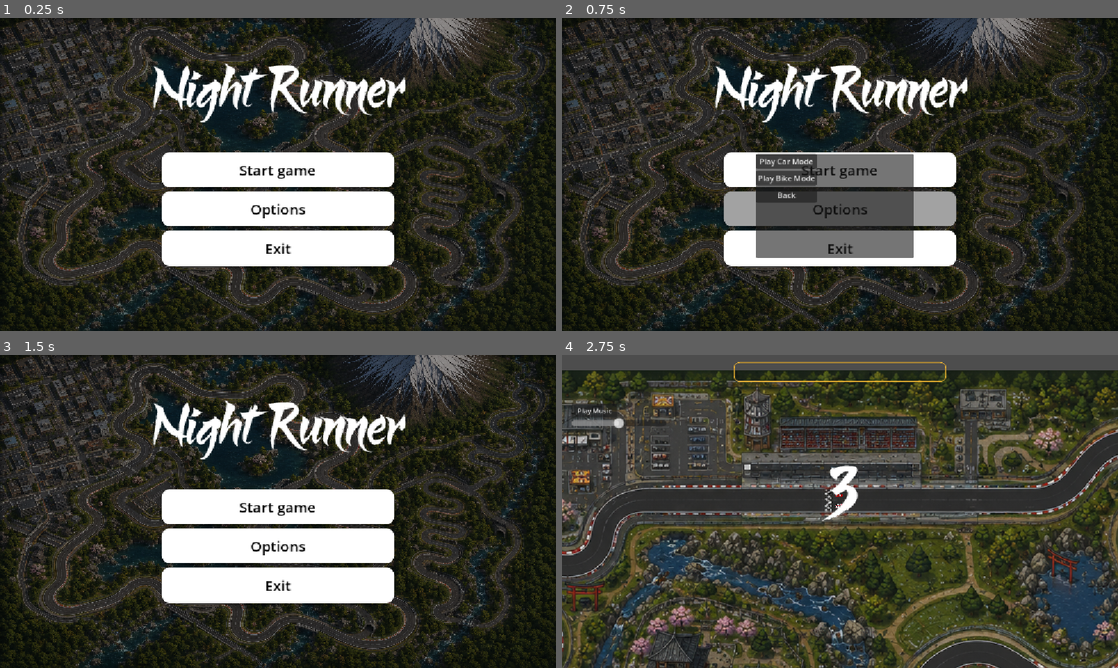
Above: before the commit, frames 1-4 (two rows, left to right).
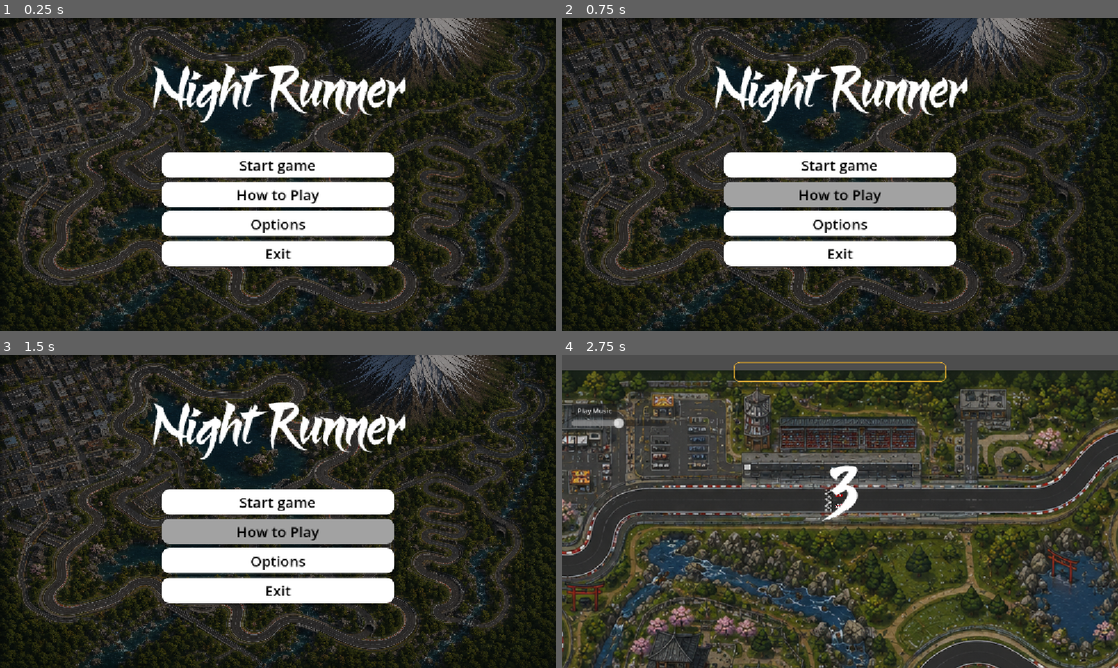
Above: after the commit, the same moments.

Repository: Bhaumik1234-star/Racer2dgt
Game: Godot game, scene res://main_menu.tscn
Two runs of this game, one before a commit and one after it. Both use one fixed random seed, a clock stepped at 60 frames per second and the inputs below.
Inputs (mouse positions are in pixels of both pictures, inside the frame that each line leads up to):
- Up to frame 1 (0.25 s): no input
- Up to frame 2 (0.75 s): click (840, 193) at 0.5 s, where only the run after the commit has a clickable "How to Play"
- Up to frame 3 (1.5 s): click (222, 533) at 1.25 s, where only the run before the commit has a clickable "Back"
- Up to frame 4 (2.75 s): click "Start game" at 2 s

The runs differ from the first frame. In frame 1, 4.2% of the frame differs, in the area x 29-71%, y 45-77%; in frame 2, 11%, in the area x 29-71%, y 43-77%; in frame 3, 6.6%; in frame 4, nothing differs.

Commit message:
Changing options UI

Diff:
--- a/Scenes/Car 1/Car.tscn
+++ b/Scenes/Car 1/Car.tscn
@@ -2,6 +2,10 @@
 
 [ext_resource type="Script" uid="uid://bf5fqmavyhexl" path="res://Scenes/Car 1/Car.gd" id="1_6tdsx"]
 [ext_resource type="Texture2D" uid="uid://dessb1gl3mne5" path="res://Player 1 car.png" id="2_6tdsx"]
+[ext_resource type="AudioStream" uid="uid://1mmpgtx2ei2g" path="res://Sound Effects/SFX/freesound_community-rally-car-idle-loop-14-32339.mp3" id="3_6nqi3"]
+[ext_resource type="AudioStream" uid="uid://dq0f7lssalg6b" path="res://Sound Effects/SFX/drift.wav" id="4_80s7y"]
+[ext_resource type="AudioStream" uid="uid://dengxslel6tbo" path="res://Sound Effects/SFX/boost.wav" id="5_2jxh0"]
+[ext_resource type="AudioStream" uid="uid://tsmi56tp5761" path="res://Sound Effects/SFX/crash.wav" id="6_wklbc"]
 
 [sub_resource type="CapsuleShape2D" id="CapsuleShape2D_fnsqd"]
 radius = 11.315758
@@ -23,3 +27,22 @@
 rotation = 1.5707964
 scale = Vector2(0.8594453, 0.749353)
 shape = SubResource("CapsuleShape2D_fnsqd")
+
+[node name="EngineSFX" type="AudioStreamPlayer2D" parent="." unique_id=711347638]
+stream = ExtResource("3_6nqi3")
+volume_db = -6.0
+autoplay = true
+max_distance = 3000.0
+
+[node name="DriftSFX" type="AudioStreamPlayer2D" parent="." unique_id=908967287]
+stream = ExtResource("4_80s7y")
+volume_db = -2.0
+max_distance = 3000.0
+
+[node name="BoostSFX" type="AudioStreamPlayer2D" parent="." unique_id=281179335]
+stream = ExtResource("5_2jxh0")
+max_distance = 3000.0
+
+[node name="CrashSFX" type="AudioStreamPlayer2D" parent="." unique_id=16883203]
+stream = ExtResource("6_wklbc")
+max_distance = 3000.0
--- a/Scenes/Car 2/Car2.tscn
+++ b/Scenes/Car 2/Car2.tscn
@@ -2,6 +2,10 @@
 
 [ext_resource type="Script" uid="uid://c7evp4g4abbgx" path="res://Scenes/Car 2/Car2.gd" id="1_bbyto"]
 [ext_resource type="Texture2D" uid="uid://dfkpmh8g0ls51" path="res://Scenes/Car 2/download (1).png" id="2_6hdwd"]
+[ext_resource type="AudioStream" uid="uid://1mmpgtx2ei2g" path="res://Sound Effects/SFX/freesound_community-rally-car-idle-loop-14-32339.mp3" id="3_1t3ui"]
+[ext_resource type="AudioStream" uid="uid://dq0f7lssalg6b" path="res://Sound Effects/SFX/drift.wav" id="4_dkx4u"]
+[ext_resource type="AudioStream" uid="uid://dengxslel6tbo" path="res://Sound Effects/SFX/boost.wav" id="5_jmmwg"]
+[ext_resource type="AudioStream" uid="uid://tsmi56tp5761" path="res://Sound Effects/SFX/crash.wav" id="6_057df"]
 
 [sub_resource type="CapsuleShape2D" id="CapsuleShape2D_fnsqd"]
 radius = 11.187128
@@ -20,3 +24,22 @@
 position = Vector2(-1.41447, -1.4144697)
 rotation = 1.5707964
 shape = SubResource("CapsuleShape2D_fnsqd")
+
+[node name="EngineSFX" type="AudioStreamPlayer2D" parent="." unique_id=4366226]
+stream = ExtResource("3_1t3ui")
+volume_db = -6.0
+autoplay = true
+max_distance = 3000.0
+
+[node name="DriftSFX" type="AudioStreamPlayer2D" parent="." unique_id=1806715214]
+stream = ExtResource("4_dkx4u")
+volume_db = -2.0
+max_distance = 3000.0
+
+[node name="BoostSFX" type="AudioStreamPlayer2D" parent="." unique_id=203880873]
+stream = ExtResource("5_jmmwg")
+max_distance = 3000.0
+
+[node name="CrashSFX" type="AudioStreamPlayer2D" parent="." unique_id=415572795]
+stream = ExtResource("6_057df")
+max_distance = 3000.0
--- a/main_menu.tscn
+++ b/main_menu.tscn
@@ -3,6 +3,7 @@
 [ext_resource type="Texture2D" uid="uid://djnx446t7ojr5" path="res://MAP.png" id="1_06t4h"]
 [ext_resource type="Script" uid="uid://mcmc51wh1som" path="res://MainMenu.gd" id="1_fu7sn"]
 [ext_resource type="FontFile" uid="uid://c45ggjx6dsfvw" path="res://Hoshiko Satsuki.ttf" id="2_7vrkn"]
+[ext_resource type="AudioStream" uid="uid://cdfwl23d8mp2m" path="res://Sound Effects/SFX/ui_click.wav" id="2_jix8l"]
 
 [sub_resource type="StyleBoxTexture" id="StyleBoxTexture_7vrkn"]
 texture = ExtResource("1_06t4h")
@@ -40,13 +41,87 @@
 
 [sub_resource type="StyleBoxEmpty" id="StyleBoxEmpty_7vrkn"]
 
+[sub_resource type="StyleBoxFlat" id="StyleBoxFlat_jix8l"]
+bg_color = Color(0.21960784, 0.21960784, 0.25882354, 1)
+corner_radius_top_left = 10
+corner_radius_top_right = 10
+corner_radius_bottom_right = 10
+corner_radius_bottom_left = 10
+
+[sub_resource type="StyleBoxFlat" id="StyleBoxFlat_glbon"]
+bg_color = Color(0.21960784, 0.21960784, 0.25882354, 1)
+corner_radius_top_left = 10
+corner_radius_top_right = 10
+corner_radius_bottom_right = 10
+corner_radius_bottom_left = 10
+
+[sub_resource type="StyleBoxFlat" id="StyleBoxFlat_nlkkf"]
+bg_color = Color(0.21960784, 0.21960784, 0.25882354, 1)
+corner_radius_top_left = 10
+corner_radius_top_right = 10
+corner_radius_bottom_right = 10
+corner_radius_bottom_left = 10
+
+[sub_resource type="StyleBoxFlat" id="StyleBoxFlat_qe12f"]
+bg_color = Color(0.21960784, 0.21960784, 0.25882354, 1)
+corner_radius_top_left = 10
+corner_radius_top_right = 10
+corner_radius_bottom_right = 10
+corner_radius_bottom_left = 10
+
+[sub_resource type="StyleBoxFlat" id="StyleBoxFlat_8qtwp"]
+bg_color = Color(0.21960784, 0.21960784, 0.25882354, 1)
+corner_radius_top_left = 10
+corner_radius_top_right = 10
+corner_radius_bottom_right = 10
+corner_radius_bottom_left = 10
+
+[sub_resource type="StyleBoxFlat" id="StyleBoxFlat_dy7ct"]
+bg_color = Color(0.21960784, 0.21960784, 0.25882354, 1)
+corner_radius_top_left = 10
+corner_radius_top_right = 10
+corner_radius_bottom_right = 10
+corner_radius_bottom_left = 10
+
+[sub_resource type="StyleBoxFlat" id="StyleBoxFlat_0o4t1"]
+bg_color = Color(0.21960784, 0.21960784, 0.25882354, 1)
+corner_radius_top_left = 10
+corner_radius_top_right = 10
+corner_radius_bottom_right = 10
+corner_radius_bottom_left = 10
+
+[sub_resource type="StyleBoxFlat" id="StyleBoxFlat_0k4wn"]
+bg_color = Color(0.21960784, 0.21960784, 0.25882354, 1)
+corner_radius_top_left = 10
+corner_radius_top_right = 10
+corner_radius_bottom_right = 10
+corner_radius_bottom_left = 10
+
+[sub_resource type="StyleBoxFlat" id="StyleBoxFlat_j5v2v"]
+bg_color = Color(0.21960784, 0.21960784, 0.25882354, 1)
+corner_radius_top_left = 10
+corner_radius_top_right = 10
+corner_radius_bottom_right = 10
+corner_radius_bottom_left = 10
+
+[sub_resource type="StyleBoxFlat" id="StyleBoxFlat_iotk1"]
+bg_color = Color(0.21960784, 0.21960784, 0.25882354, 1)
+corner_radius_top_left = 10
+corner_radius_top_right = 10
+corner_radius_bottom_right = 10
+corner_radius_bottom_left = 10
+
 [node name="MainMenu" type="Control" unique_id=1143634396]
 layout_mode = 3
+anchors_preset = 15
 anchor_right = 1.0
 anchor_bottom = 1.0
 grow_horizontal = 2
 grow_vertical = 2
 script = ExtResource("1_fu7sn")
+
+[node name="ClickSFX" type="AudioStreamPlayer" parent="." unique_id=2099088491]
+stream = ExtResource("2_jix8l")
 
 [node name="Panel" type="Panel" parent="." unique_id=63610781]
 layout_mode = 1
@@ -85,6 +160,20 @@
 theme_override_styles/hover = SubResource("StyleBoxFlat_fu7sn")
 theme_override_styles/focus = SubResource("StyleBoxEmpty_7vrkn")
 text = "Start game"
+
+[node name="HowToPlayButton" type="Button" parent="VBoxContainer" unique_id=1820222151]
+layout_mode = 2
+size_flags_vertical = 3
+theme_override_colors/font_color = Color(0, 0, 0, 1)
+theme_override_colors/font_focus_color = Color(0, 0, 0, 1)
+theme_override_colors/font_pressed_color = Color(0, 0, 0, 1)
+theme_override_colors/font_hover_color = Color(0, 0, 0, 1)
+theme_override_font_sizes/font_size = 30
+theme_override_styles/normal = SubResource("StyleBoxFlat_rhts7")
+theme_override_styles/pressed = SubResource("StyleBoxFlat_7vrkn")
+theme_override_styles/hover = SubResource("StyleBoxFlat_fu7sn")
+theme_override_styles/focus = SubResource("StyleBoxEmpty_7vrkn")
+text = "How to Play"
 
 [node name="OptionsButton" type="Button" parent="VBoxContainer" unique_id=38539258]
 layout_mode = 2
@@ -137,34 +226,147 @@
 vertical_alignment = 1
 
 [node name="OptionsPanel" type="Panel" parent="." unique_id=396969386]
-visible = false
 layout_mode = 0
-offset_left = 402.0
-offset_top = 281.0
-offset_right = 729.0
-offset_bottom = 497.0
-
-[node name="VBoxContainer" type="VBoxContainer" parent="OptionsPanel" unique_id=203782693]
-layout_mode = 0
-offset_right = 40.0
-offset_bottom = 40.0
-
-[node name="CarModeButton" type="Button" parent="OptionsPanel/VBoxContainer" unique_id=1938298591]
+offset_left = 296.0
+offset_top = 64.0
+offset_right = 856.0
+offset_bottom = 584.0
+
+[node name="VBox" type="VBoxContainer" parent="OptionsPanel" unique_id=203782693]
+layout_mode = 1
+anchors_preset = 15
+anchor_right = 1.0
+anchor_bottom = 1.0
+offset_left = 28.0
+offset_top = 19.5
+offset_right = -28.0
+offset_bottom = -19.5
+grow_horizontal = 2
+grow_vertical = 2
+theme_override_constants/separation = 16
+
+[node name="Title" type="Label" parent="OptionsPanel/VBox" unique_id=1347347340]
+layout_mode = 2
+theme_override_fonts/font = ExtResource("2_7vrkn")
+theme_override_font_sizes/font_size = 34
+text = "Options
+"
+horizontal_alignment = 1
+
+[node name="VehicleLabel" type="Label" parent="OptionsPanel/VBox" unique_id=2074623751]
+layout_mode = 2
+theme_override_colors/font_color = Color(0.8, 0.8, 0.8509804, 1)
+theme_override_font_sizes/font_size = 16
+text = "VEHICEL"
+
+[node name="VehicleRow" type="HBoxContainer" parent="OptionsPanel/VBox" unique_id=1886060489]
+layout_mode = 2
+theme_override_constants/separation = 12
+
+[node name="CarModeButton" type="Button" parent="OptionsPanel/VBox/VehicleRow" unique_id=1938298591]
 layout_mode = 2
 text = "Play Car Mode"
 
-[node name="BikeModeButton" type="Button" parent="OptionsPanel/VBoxContainer" unique_id=1208971922]
+[node name="BikeModeButton" type="Button" parent="OptionsPanel/VBox/VehicleRow" unique_id=1208971922]
 layout_mode = 2
 text = "Play Bike Mode"
 
-[node name="BackButton" type="Button" parent="OptionsPanel/VBoxContainer" unique_id=1759635935]
+[node name="PlayersLabel" type="Label" parent="OptionsPanel/VBox" unique_id=596356960]
+layout_mode = 2
+theme_override_colors/font_color = Color(0.8, 0.8, 0.8509804, 1)
+theme_override_font_sizes/font_size = 16
+text = "PLAYERS"
+
+[node name="PlayersRow" type="HBoxContainer" parent="OptionsPanel/VBox" unique_id=936249456]
+layout_mode = 2
+theme_override_constants/separation = 12
+
+[node name="OnePlayerButton" type="Button" parent="OptionsPanel/VBox/PlayersRow" unique_id=444873359]
+custom_minimum_size = Vector2(0, 44)
+layout_mode = 2
+size_flags_horizontal = 3
+theme_override_font_sizes/font_size = 18
+theme_override_styles/normal = SubResource("StyleBoxFlat_jix8l")
+theme_override_styles/hover = SubResource("StyleBoxFlat_glbon")
+text = "1 Player"
+
+[node name="TwoPlayerButton" type="Button" parent="OptionsPanel/VBox/PlayersRow" unique_id=700219661]
+custom_minimum_size = Vector2(0, 44)
+layout_mode = 2
+size_flags_horizontal = 3
+theme_override_font_sizes/font_size = 18
+theme_override_styles/normal = SubResource("StyleBoxFlat_nlkkf")
+theme_override_styles/hover = SubResource("StyleBoxFlat_qe12f")
+text = "2 Players
+"
+
+[node name="LapsLabel" type="Label" parent="OptionsPanel/VBox" unique_id=878965594]
+layout_mode = 2
+theme_override_colors/font_color = Color(0.8, 0.8, 0.8509804, 1)
+theme_override_font_sizes/font_size = 16
+text = "LAPS
+"
+
+[node name="LapRows" type="HBoxContainer" parent="OptionsPanel/VBox" unique_id=210085416]
+layout_mode = 2
+theme_override_constants/separation = 12
+
+[node name="Laps3Button" type="Button" parent="OptionsPanel/VBox/LapRows" unique_id=788741898]
+custom_minimum_size = Vector2(0, 44)
+layout_mode = 2
+size_flags_horizontal = 3
+theme_override_font_sizes/font_size = 18
+theme_override_styles/normal = SubResource("StyleBoxFlat_8qtwp")
+theme_override_styles/hover = SubResource("StyleBoxFlat_dy7ct")
+text = "3"
+
+[node name="Lap5Button" type="Button" parent="OptionsPanel/VBox/LapRows" unique_id=667600248]
+custom_minimum_size = Vector2(0, 44)
+layout_mode = 2
+size_flags_horizontal = 3
+theme_override_font_sizes/font_size = 18
+theme_override_styles/normal = SubResource("StyleBoxFlat_0o4t1")
+theme_override_styles/hover = SubResource("StyleBoxFlat_0k4wn")
+text = "5"
+
+[node name="Lap7Button" type="Button" parent="OptionsPanel/VBox/LapRows" unique_id=1923551363]
+custom_minimum_size = Vector2(0, 44)
+layout_mode = 2
+size_flags_horizontal = 3
+theme_override_font_sizes/font_size = 18
+theme_override_styles/normal = SubResource("StyleBoxFlat_j5v2v")
+theme_override_styles/hover = SubResource("StyleBoxFlat_iotk1")
+text = "7"
+
+[node name="VolumeLabel" type="Label" parent="OptionsPanel/VBox" unique_id=333635211]
+layout_mode = 2
+theme_override_colors/font_color = Color(0.8, 0.8, 0.8509804, 1)
+theme_override_font_sizes/font_size = 16
+text = "VOLUME"
+
+[node name="VolumeRow" type="HBoxContainer" parent="OptionsPanel/VBox" unique_id=900644627]
+layout_mode = 2
+
+[node name="VolumeSlider" type="HSlider" parent="OptionsPanel/VBox/VolumeRow" unique_id=1710963428]
+custom_minimum_size = Vector2(0, 28)
+layout_mode = 2
+size_flags_horizontal = 3
+max_value = 1.0
+step = 0.01
+value = 1.0
+
+[node name="ButtonRow" type="HBoxContainer" parent="OptionsPanel/VBox" unique_id=1347686674]
+layout_mode = 2
+alignment = 1
+
+[node name="BackButton" type="Button" parent="OptionsPanel/VBox/ButtonRow" unique_id=1759635935]
 layout_mode = 2
 text = "Back"
 
 [connection signal="pressed" from="VBoxContainer/StartButton" to="." method="_on_start_pressed"]
+[connection signal="pressed" from="VBoxContainer/OptionsButton" to="." method="_on_options_button_pressed"]
 [connection signal="pressed" from="VBoxContainer/OptionsButton" to="." method="_on_settings_pressed"]
-[connection signal="pressed" from="VBoxContainer/OptionsButton" to="." method="_on_options_button_pressed"]
 [connection signal="pressed" from="VBoxContainer/ExitButton" to="." method="_on_exit_pressed"]
-[connection signal="pressed" from="OptionsPanel/VBoxContainer/CarModeButton" to="." method="_on_car_mode_button_pressed"]
-[connection signal="pressed" from="OptionsPanel/VBoxContainer/BikeModeButton" to="." method="_on_bike_mode_button_pressed"]
-[connection signal="pressed" from="OptionsPanel/VBoxContainer/BackButton" to="." method="_on_back_button_pressed"]
+[connection signal="pressed" from="OptionsPanel/VBox/VehicleRow/CarModeButton" to="." method="_on_car_mode_button_pressed"]
+[connection signal="pressed" from="OptionsPanel/VBox/VehicleRow/BikeModeButton" to="." method="_on_bike_mode_button_pressed"]
+[connection signal="pressed" from="OptionsPanel/VBox/ButtonRow/BackButton" to="." method="_on_back_button_pressed"]
Not shown, changed: export_presets.cfg
